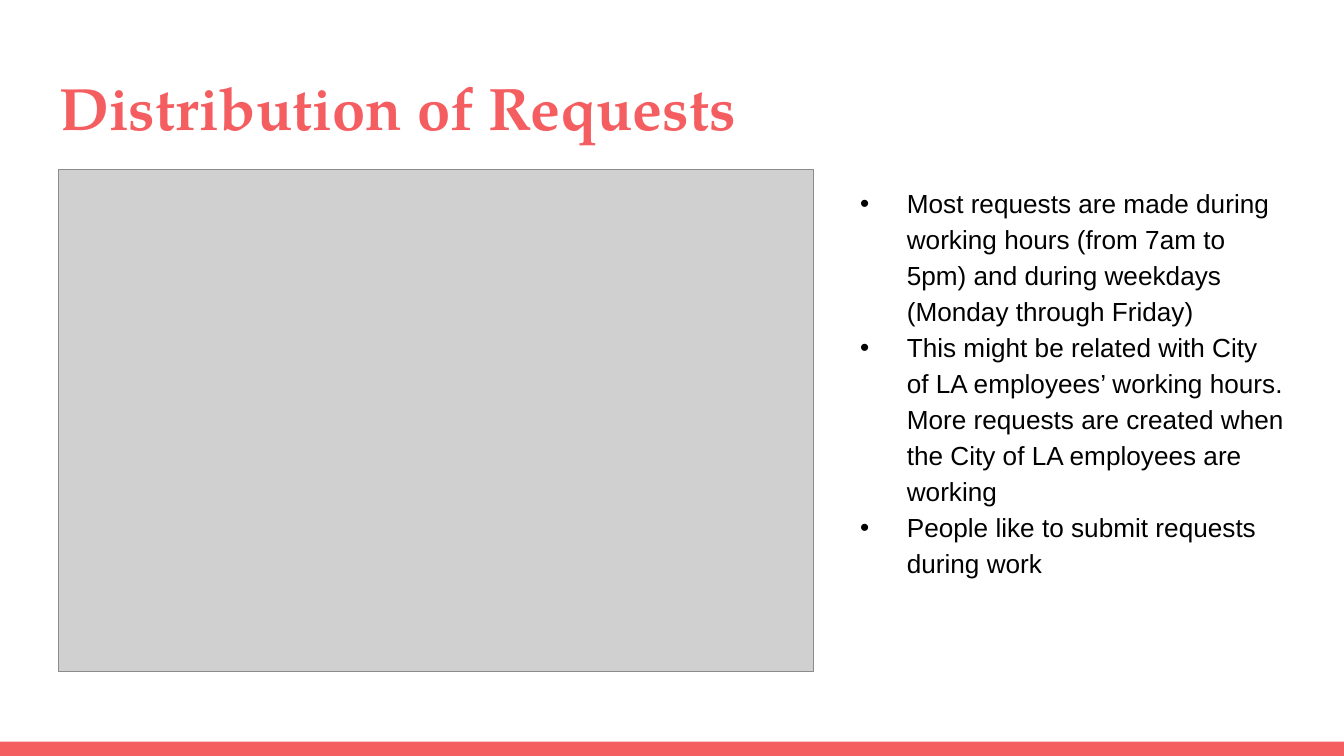
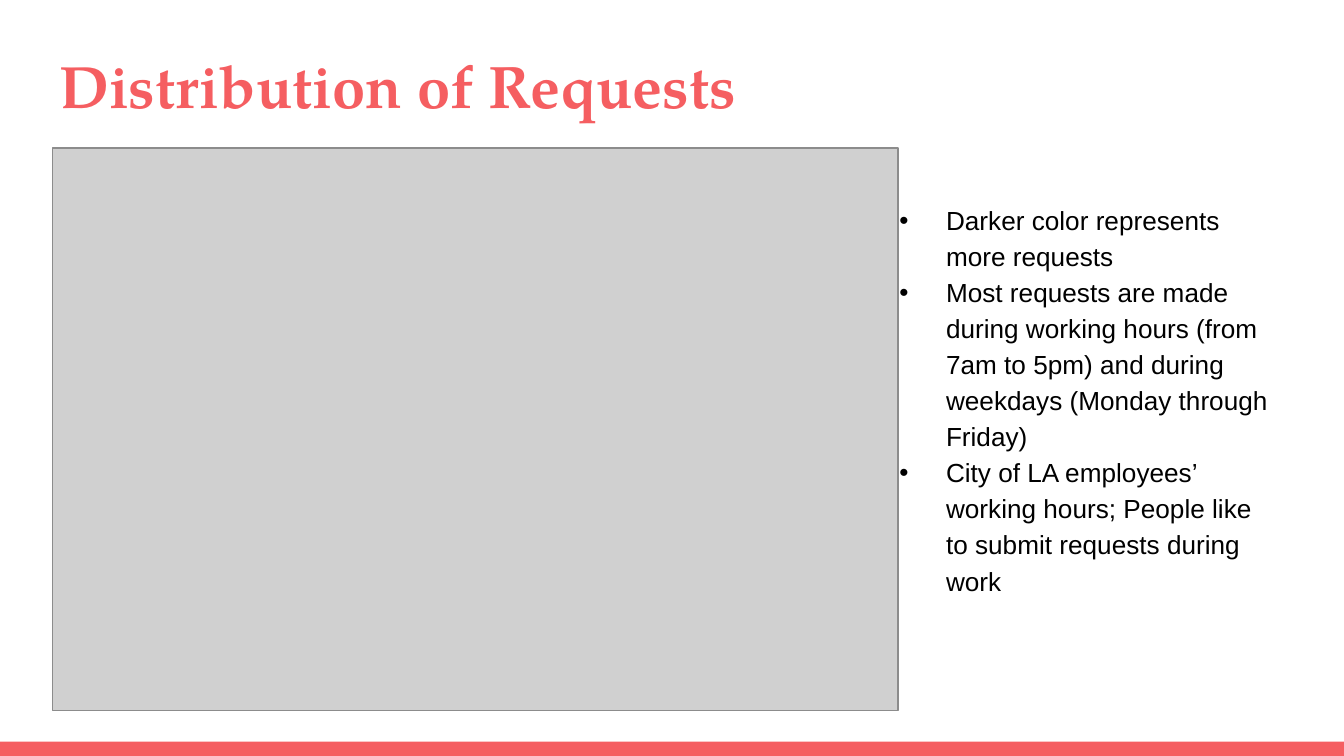
Before and after one commit to yudong-94/City-of-LA-311-Call-Center-Data-Analysis, a slide deck: slide 9 of DSO 545 Final Project Presentation_group 6.pptx. Drawn at 1344x756 pixels with LibreOffice and Linux fonts; fonts in the diff are those of the drawing; grey boxes stand for pictures. Boxes give left, top, right and bottom in pixels: in the first picture for what was removed or moved away, otherwise in the second. Text is boxed around its words. In the diff, an @@ line names an element or a change of style, - is before the commit and + after.

```diff
--- a/DSO 545 Final Project Presentation_group 6.pptx
+++ b/DSO 545 Final Project Presentation_group 6.pptx
@@ title "Distribution of Requests": place and size @@
-title "Distribution of Requests" at (59, 87, 735, 146)
+title "Distribution of Requests" at (59, 65, 735, 124)
@@ picture: place and size @@
-picture at (58, 169, 813, 672)
+picture at (52, 148, 898, 711)
@@ text "Darker color represents more requests": place and size @@
-text "Darker color represents more requests" at (907, 194, 1284, 579)
+text "Darker color represents more requests" at (946, 211, 1268, 592)
@@ text at (946, 211, 1220, 272): paragraph added @@
+• Darker color represents more requests
@@ text at (946, 463, 1251, 592): text changed @@
-• This might be related with City of LA employees’ working hours. More requests are created when the City of LA employees are working
-• People like to submit requests during work
+• City of LA employees’ working hours; People like to submit requests during work
```
Also in this commit, not shown: 5 other slides changed, 1 slide added, 1 slide removed.
